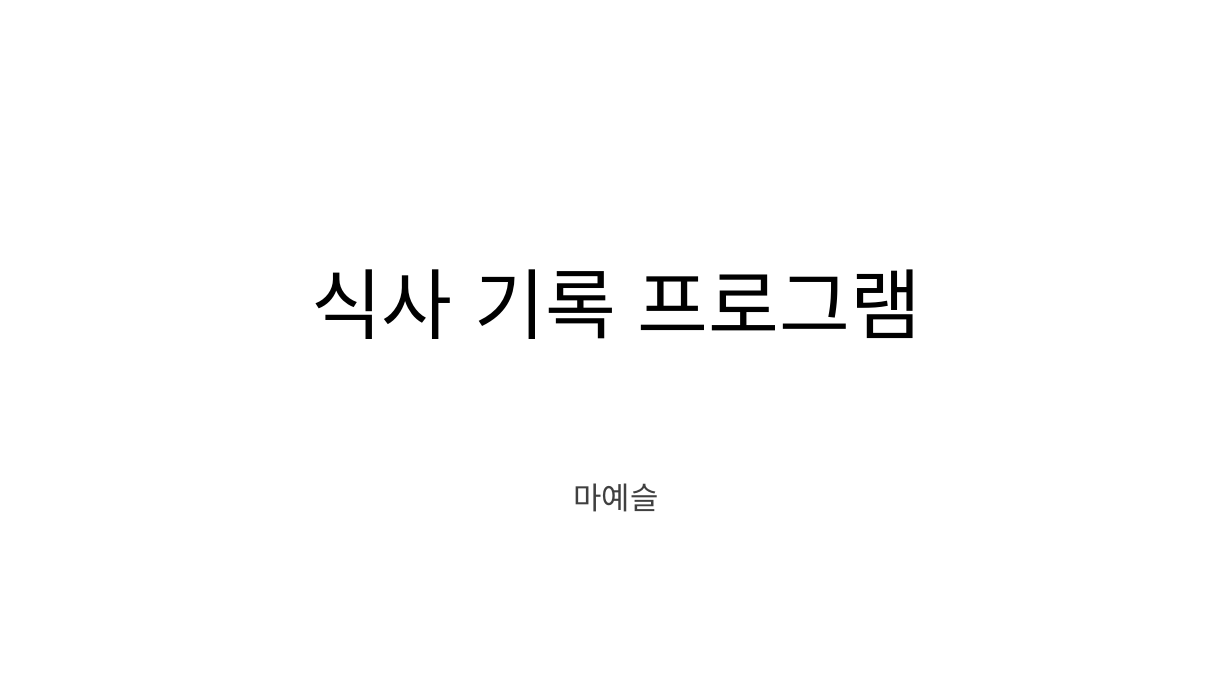
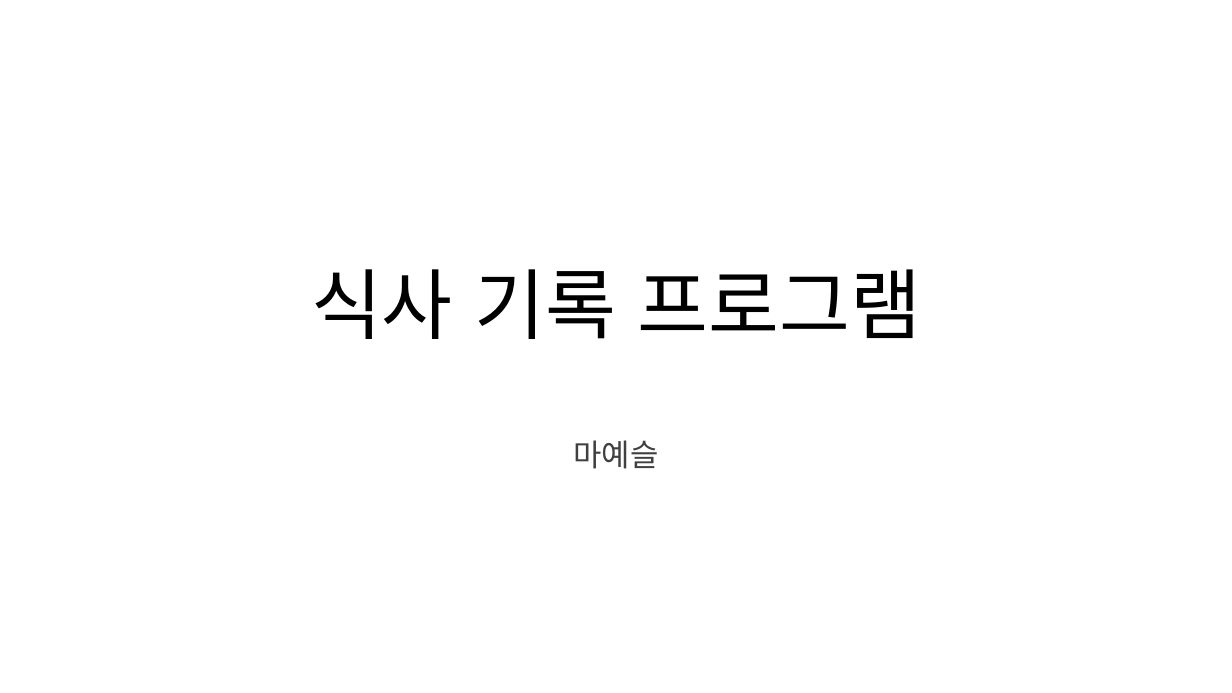
Before and after one commit to yesuel04/my_backend, a slide deck: slide 1 of vsJava/java/src/project/식사 기록 프로그램.pptx. Drawn at 1232x693 pixels with LibreOffice and Linux fonts; fonts in the diff are those of the drawing. Boxes give left, top, right and bottom in pixels: in the first picture for what was removed or moved away, otherwise in the second. Text is boxed around its words. In the diff, an @@ line names an element or a change of style, - is before the commit and + after.

```diff
--- a/vsJava/java/src/project/식사 기록 프로그램.pptx
+++ b/vsJava/java/src/project/식사 기록 프로그램.pptx
@@ subtitle "마예슬": place and size @@
-subtitle "마예슬" at (573, 483, 658, 512)
+subtitle "마예슬" at (573, 440, 658, 469)
```
Also in this commit, not shown: 2 other slides changed, 1 slide added, 32 other files.
